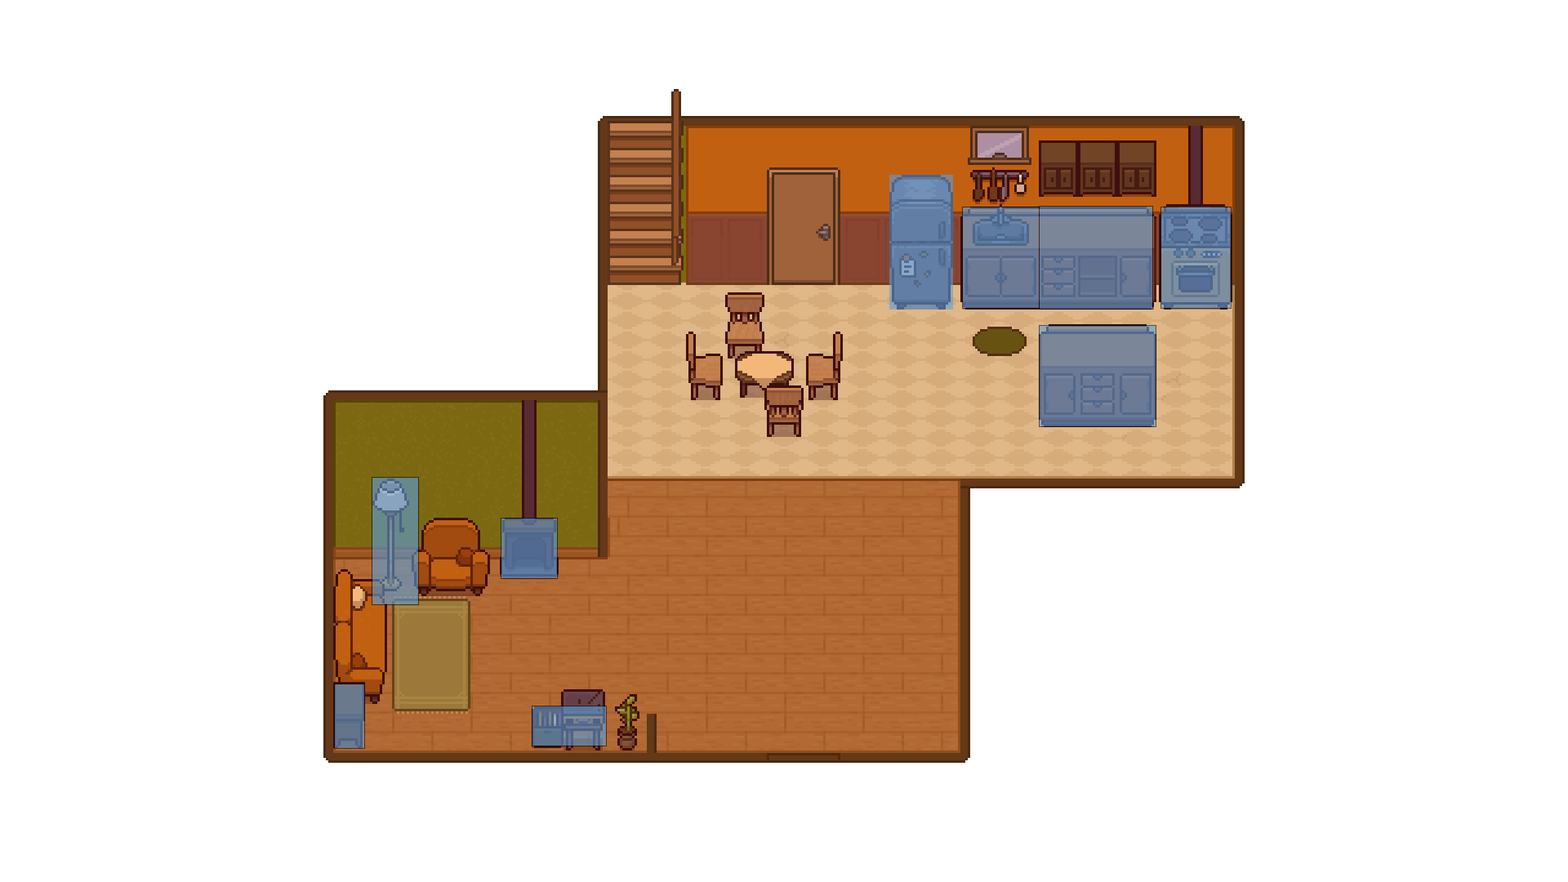
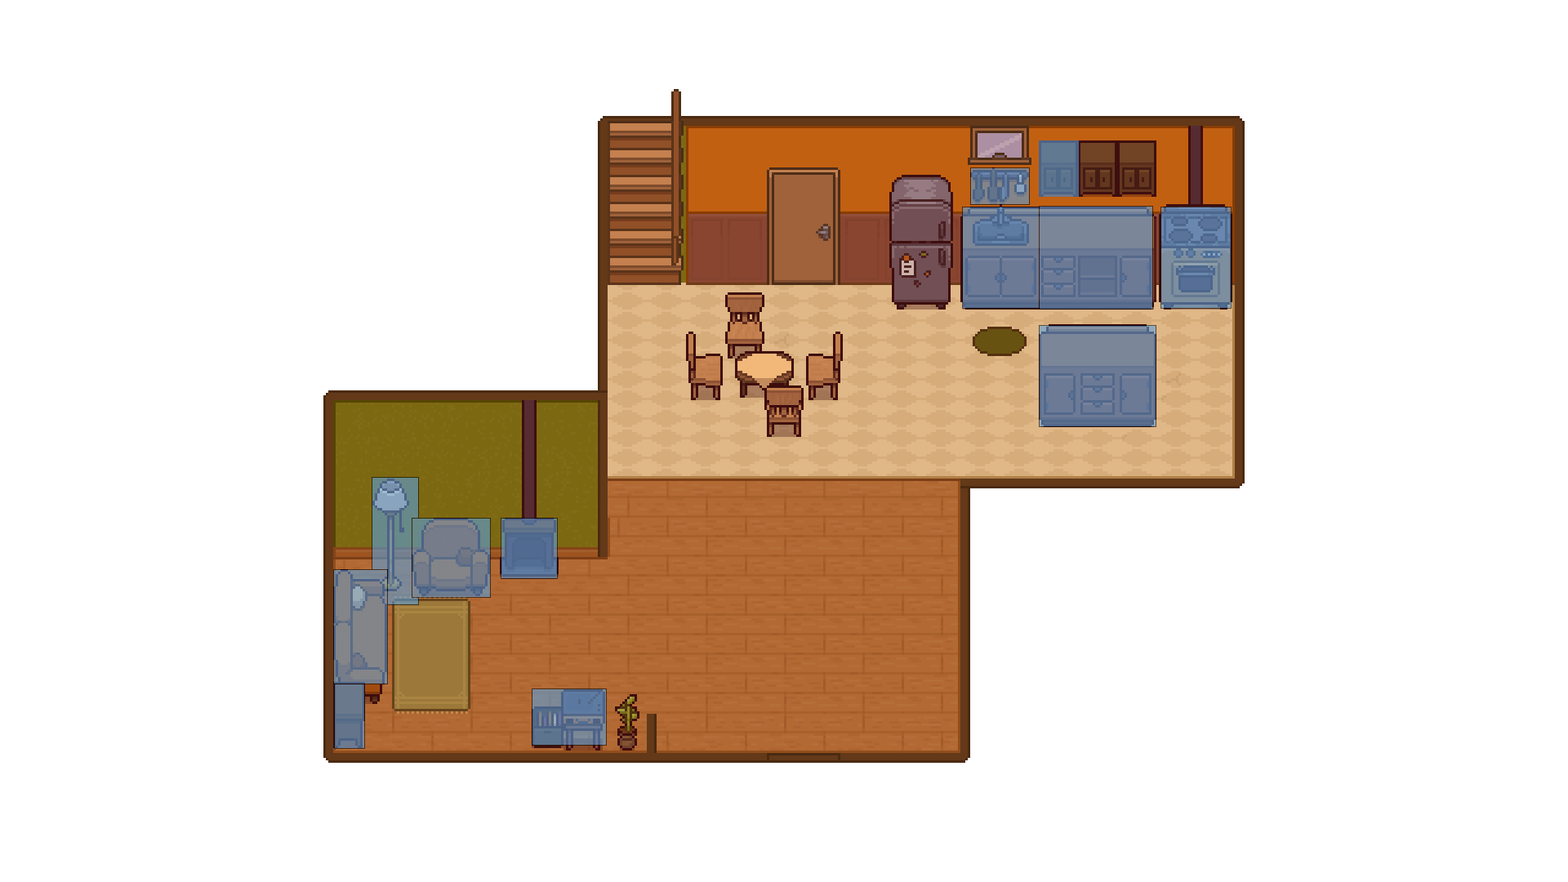
Layers edited between the first and the second w=1568, h=882 image:
added layer "Rectangle 2" in group "Furniture" over (411, 517, 491, 598)
added layer "Rectangle 1" in group "Furniture" over (333, 569, 388, 685)
painted on "Record Player" over (531, 688, 607, 747)
added layer "Rectangle 4" in group "Furniture" over (1038, 140, 1079, 197)
added layer "Rectangle 3" in group "Furniture" over (970, 167, 1030, 205)
hid "Fridge" over (889, 174, 954, 310)
hid group "Walls/Barriers" (5 layers) over (333, 140, 1079, 747)